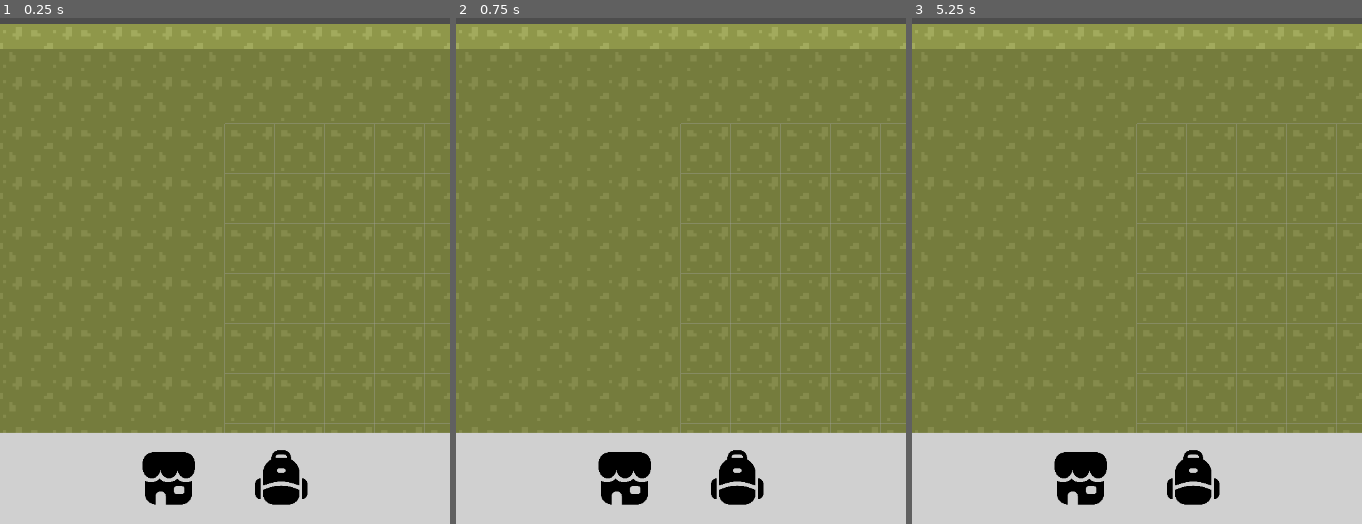
Above: before the commit, frames 1-3 (left to right).
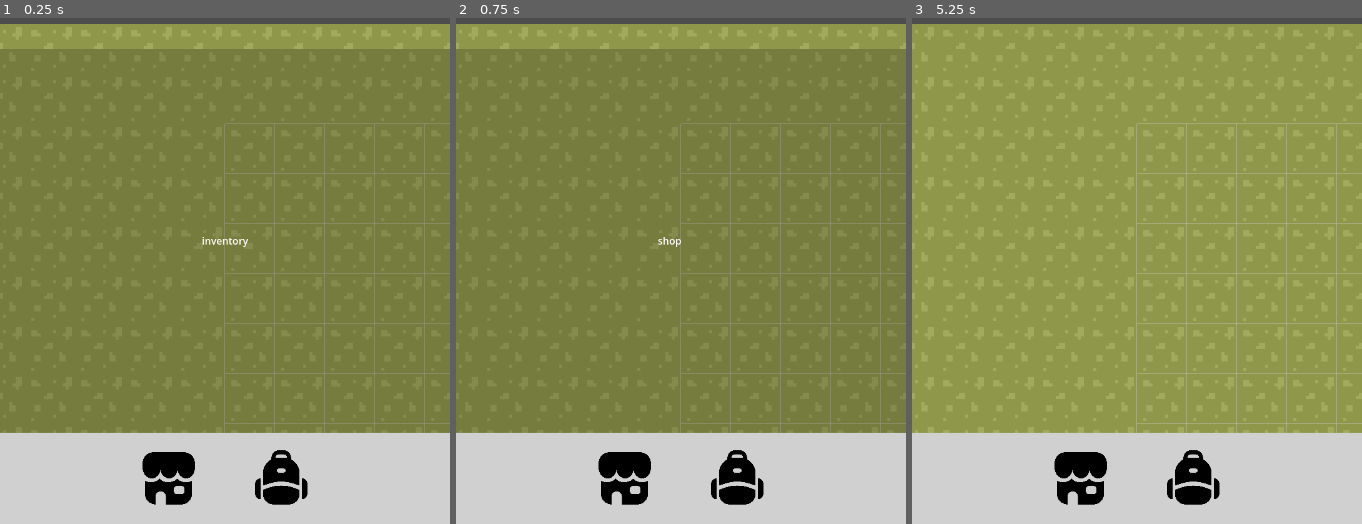
Above: after the commit, the same moments.

Repository: bencerr/Factory-Frontier
Game: Godot game, scene res://scenes/main.tscn
Same seed, same stepped clock (60 frames per second), same inputs: the game is played once before the commit and once after it.
Inputs (mouse positions are in pixels of both pictures, inside the frame that each line leads up to):
- Up to frame 1 (0.25 s): no input
- Up to frame 2 (0.75 s): click (627, 478) at 0.5 s
- Up to frame 3 (5.25 s): click (1191, 478) at 1.25 s; click (1083, 478) at 2 s; click (1191, 478) at 2.75 s; click (1083, 478) at 3.5 s; click (1191, 478) at 4.25 s; tap Enter at 5 s; move the mouse to (1236, 83) at 5.02 s; click (1236, 83) at 5.1 s

The runs differ from the first frame. In frame 1, less than 0.1% of the frame differs, in the area x 44-56%, y 43-46%; in frame 2, less than 0.1%; in frame 3, 76%, in the area x 0-100%, y 6-83%.

Commit message:
reconfig save data to use resources + inventory backend setup

Diff:
--- a/project.godot
+++ b/project.godot
@@ -17,7 +17,7 @@
 
 [autoload]
 
-PlayerData="*res://scripts/player_data.gd"
+SaveHandler="*res://scripts/save data/save_handler.gd"
 GameData="*res://scripts/game_data.gd"
 
 [display]
--- a/scenes/ui/ui.tscn
+++ b/scenes/ui/ui.tscn
@@ -10,7 +10,7 @@
 [sub_resource type="StyleBoxFlat" id="StyleBoxFlat_otks1"]
 bg_color = Color(0, 0, 0, 0.180392)
 
-[node name="UI" type="Control"]
+[node name="UI" type="Control" node_paths=PackedStringArray("shop_panel", "inv_panel")]
 layout_mode = 3
 anchors_preset = 15
 anchor_right = 1.0
@@ -18,6 +18,8 @@
 grow_horizontal = 2
 grow_vertical = 2
 script = ExtResource("1_hq2yj")
+shop_panel = NodePath("ShopPanel")
+inv_panel = NodePath("InventoryPanel")
 
 [node name="TabControl" type="Control" parent="."]
 layout_mode = 1
@@ -68,7 +70,7 @@
 ignore_texture_size = true
 stretch_mode = 5
 
-[node name="Control" type="Control" parent="."]
+[node name="InventoryPanel" type="Control" parent="."]
 layout_mode = 1
 anchor_top = 0.417
 anchor_right = 1.0
@@ -78,7 +80,7 @@
 grow_horizontal = 2
 grow_vertical = 0
 
-[node name="Panel" type="Panel" parent="Control"]
+[node name="Panel" type="Panel" parent="InventoryPanel"]
 layout_mode = 1
 anchors_preset = 15
 anchor_right = 1.0
@@ -87,5 +89,56 @@
 grow_vertical = 2
 theme_override_styles/panel = SubResource("StyleBoxFlat_otks1")
 
-[connection signal="pressed" from="TabControl/HFlowContainer/ShopButton" to="." method="_on_texture_button_pressed"]
-[connection signal="pressed" from="TabControl/HFlowContainer/InventoryButton" to="." method="_on_texture_button_2_pressed"]
+[node name="Label" type="Label" parent="InventoryPanel"]
+layout_mode = 1
+anchors_preset = 8
+anchor_left = 0.5
+anchor_top = 0.5
+anchor_right = 0.5
+anchor_bottom = 0.5
+offset_left = -37.5
+offset_top = -11.5
+offset_right = 37.5
+offset_bottom = 11.5
+grow_horizontal = 2
+grow_vertical = 2
+text = "inventory
+"
+
+[node name="ShopPanel" type="Control" parent="."]
+visible = false
+layout_mode = 1
+anchor_top = 0.417
+anchor_right = 1.0
+anchor_bottom = 0.886
+offset_top = -13.76
+offset_bottom = -0.0800476
+grow_horizontal = 2
+grow_vertical = 0
+
+[node name="Panel" type="Panel" parent="ShopPanel"]
+layout_mode = 1
+anchors_preset = 15
+anchor_right = 1.0
+anchor_bottom = 1.0
+grow_horizontal = 2
+grow_vertical = 2
+theme_override_styles/panel = SubResource("StyleBoxFlat_otks1")
+
+[node name="Label" type="Label" parent="ShopPanel"]
+layout_mode = 1
+anchors_preset = 8
+anchor_left = 0.5
+anchor_top = 0.5
+anchor_right = 0.5
+anchor_bottom = 0.5
+offset_left = -37.5
+offset_top = -11.5
+offset_right = 37.5
+offset_bottom = 11.5
+grow_horizontal = 2
+grow_vertical = 2
+text = "shop"
+
+[connection signal="pressed" from="TabControl/HFlowContainer/ShopButton" to="." method="_on_shop_button_pressed"]
+[connection signal="pressed" from="TabControl/HFlowContainer/InventoryButton" to="." method="_on_inventory_button_pressed"]
--- a/scripts/player_data.gd
+++ /dev/null
@@ -1,59 +0,0 @@
-extends Node
-signal money_changed(change: float)
-
-const save_file_name: String = "user://Factory_Frontier.save"
-var money: float = 0
-
-func add_money(amount: float) -> void:
-	money += amount
-	money_changed.emit(amount)
-
-func money_display(_money: float) -> void:
-	print(money)
-
-func save() -> Dictionary:
-	var save_dict = {
-		"filename": get_scene_file_path(),
-		"money": money,
-	}
-
-	return save_dict
-
-func load_game() -> void:
-	if not FileAccess.file_exists(save_file_name):
-		print("not save file found, new save")
-		return
-	var game_save = FileAccess.open(save_file_name, FileAccess.READ)
-
-	while game_save.get_position() < game_save.get_length():
-		var json_string = game_save.get_line()
-		var json = JSON.new()
-
-		var parse_result = json.parse(json_string)
-		if not parse_result == OK:
-			print("JSON Parse Error: ", json.get_error_message(), " in ", json_string, " at line ", json.get_error_line())
-			continue
-
-		var node_data = json.get_data()
-
-		for i in node_data.keys():
-			if i == "filename":
-				continue
-			self.set(i, node_data[i])
-
-func _ready() -> void:
-	money_changed.connect(money_display)
-	load_game()
-
-func _notification(what):
-	if what == NOTIFICATION_WM_CLOSE_REQUEST or what == NOTIFICATION_WM_GO_BACK_REQUEST:
-		save_game()
-		get_tree().quit()
-
-func save_game():
-	var game_save = FileAccess.open(save_file_name, FileAccess.WRITE)
-	var node_data = save()
-	var json_string = JSON.stringify(node_data)
-
-	game_save.store_line(json_string)
-	print('saved to file')
--- /dev/null
+++ b/scripts/save data/item_data.gd
@@ -0,0 +1,5 @@
+extends Resource
+class_name ItemData
+
+@export var item_name: String = ""
+@export var quantity: int = 0
--- /dev/null
+++ b/scripts/save data/player_data.gd
@@ -0,0 +1,5 @@
+extends Resource
+class_name PlayerData
+
+@export var money: float
+@export var inventory: PlayerInventory
--- /dev/null
+++ b/scripts/save data/player_inventory.gd
@@ -0,0 +1,4 @@
+extends Resource
+class_name PlayerInventory
+
+@export var data: Array[ItemData]
--- /dev/null
+++ b/scripts/save data/save_handler.gd
@@ -0,0 +1,38 @@
+extends Node
+signal money_changed(change: float)
+
+const save_path: String = "user://Factory_Frontier.res"
+var player_data: PlayerData
+
+func add_money(amount: float) -> void:
+	player_data.money += amount
+	money_changed.emit(amount)
+
+func money_display(_money: float) -> void:
+	print(player_data.money)
+
+func load_data() -> Resource:
+	if ResourceLoader.exists(save_path):
+		return ResourceLoader.load(save_path, "", ResourceLoader.CACHE_MODE_IGNORE)
+
+	print("new save file")
+	var data: PlayerData = PlayerData.new()
+	data.inventory = PlayerInventory.new()
+	return data
+
+func save_data(data) -> void:
+	print('saving to file')
+	var response: int = ResourceSaver.save(data, save_path, ResourceSaver.FLAG_CHANGE_PATH)
+	assert(response == OK)
+
+func _ready() -> void:
+	var data: Resource = load_data()
+	if data is PlayerData:
+		player_data = data
+	money_changed.connect(money_display)
+	print(player_data.inventory)
+
+func _notification(what):
+	if what == NOTIFICATION_WM_CLOSE_REQUEST or what == NOTIFICATION_WM_GO_BACK_REQUEST:
+		save_data(player_data)
+		get_tree().quit()
--- a/scripts/ui.gd
+++ b/scripts/ui.gd
@@ -1,21 +1,34 @@
 extends Control
+enum UI_TAB {
+	NONE,
+	SHOP,
+	INVENTORY
+}
 
-@export var shop_button: BaseButton
-@export var inv_button: BaseButton
+@export var shop_panel: Control
+@export var inv_panel: Control
 
+var current_tab: UI_TAB = UI_TAB.NONE
 
+func switch_tab(tab: UI_TAB) -> void:
+	if current_tab == tab:
+		current_tab = UI_TAB.NONE
+	else:
+		current_tab = tab
 
-
-func _on_texture_button_2_pressed() -> void:
-	pass # Replace with function body.
-
-func _on_texture_button_pressed() -> void:
-	pass # Replace with function body.
-
-
+	match current_tab:
+		UI_TAB.NONE:
+			shop_panel.visible = false
+			inv_panel.visible = false
+		UI_TAB.SHOP:
+			shop_panel.visible = true
+			inv_panel.visible = false
+		UI_TAB.INVENTORY:
+			shop_panel.visible = false
+			inv_panel.visible = true
 
 func _on_inventory_button_pressed() -> void:
-	pass # Replace with function body.
+	switch_tab(UI_TAB.INVENTORY)
 
 func _on_shop_button_pressed() -> void:
-	pass # Replace with function body.
+	switch_tab(UI_TAB.SHOP)
